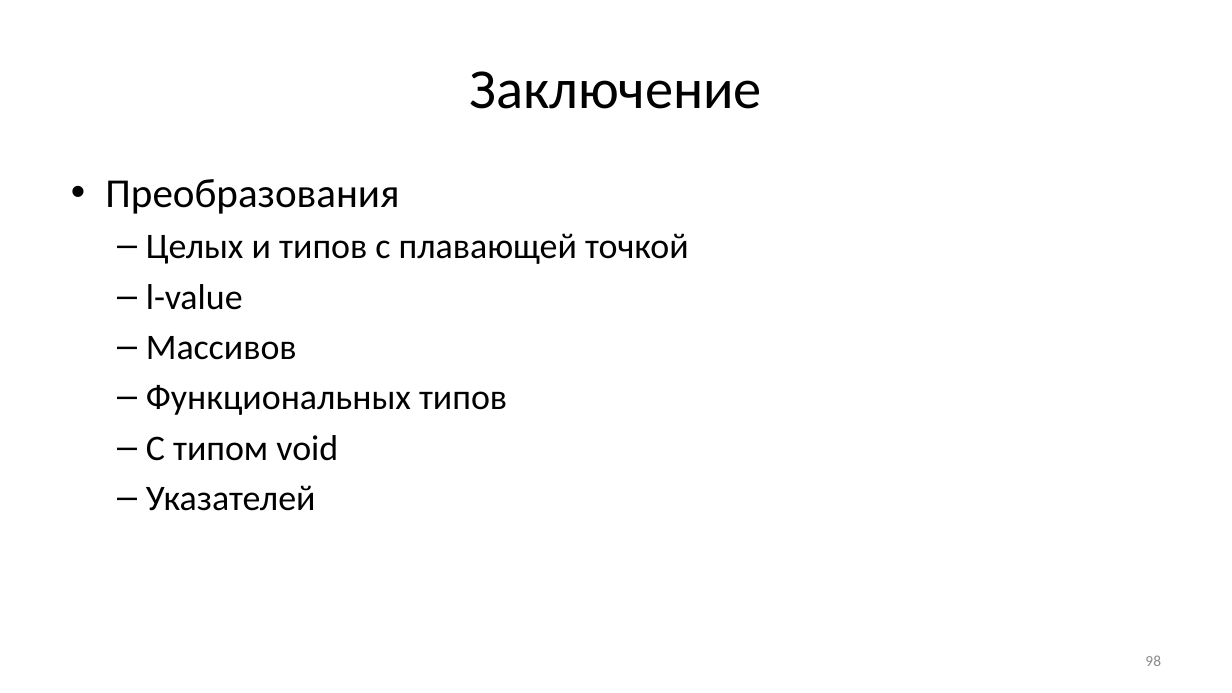
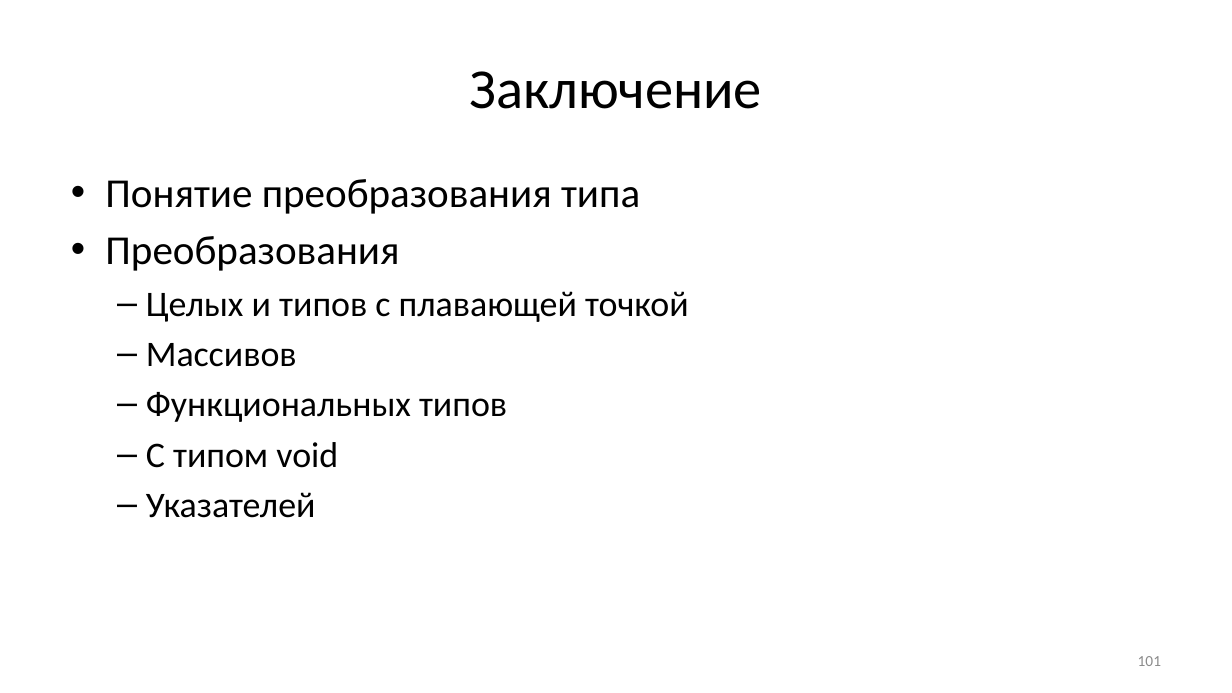
Before and after one commit to Evgueni-Petrov-aka-espetrov/Algorithms-and-Programming-in-C-pptx, a slide deck: slide 101 of 03.75 Преобразования типов.pptx (slide 98 before the commit). Drawn at 1232x693 pixels with LibreOffice and Linux fonts; fonts in the diff are those of the drawing. Boxes give left, top, right and bottom in pixels: in the first picture for what was removed or moved away, otherwise in the second. Text is boxed around its words. In the diff, an @@ line names an element or a change of style, - is before the commit and + after.

Commit message:
добавил общую часть, убрал про l-value

```diff
--- a/03.75 Преобразования типов.pptx
+++ b/03.75 Преобразования типов.pptx
@@ text at (x1=105, y1=179, x2=640, y2=214): paragraph added @@
+• Понятие преобразования типа
@@ text at (x1=146, y1=284, x2=243, y2=310): paragraph removed @@
-  – l-value
@@ page number at (x1=1138, y1=656, x2=1161, y2=666): text changed @@
-98
+101
```
Also in this commit, not shown: 3 other slides changed, 13 slides added, 10 slides removed.
